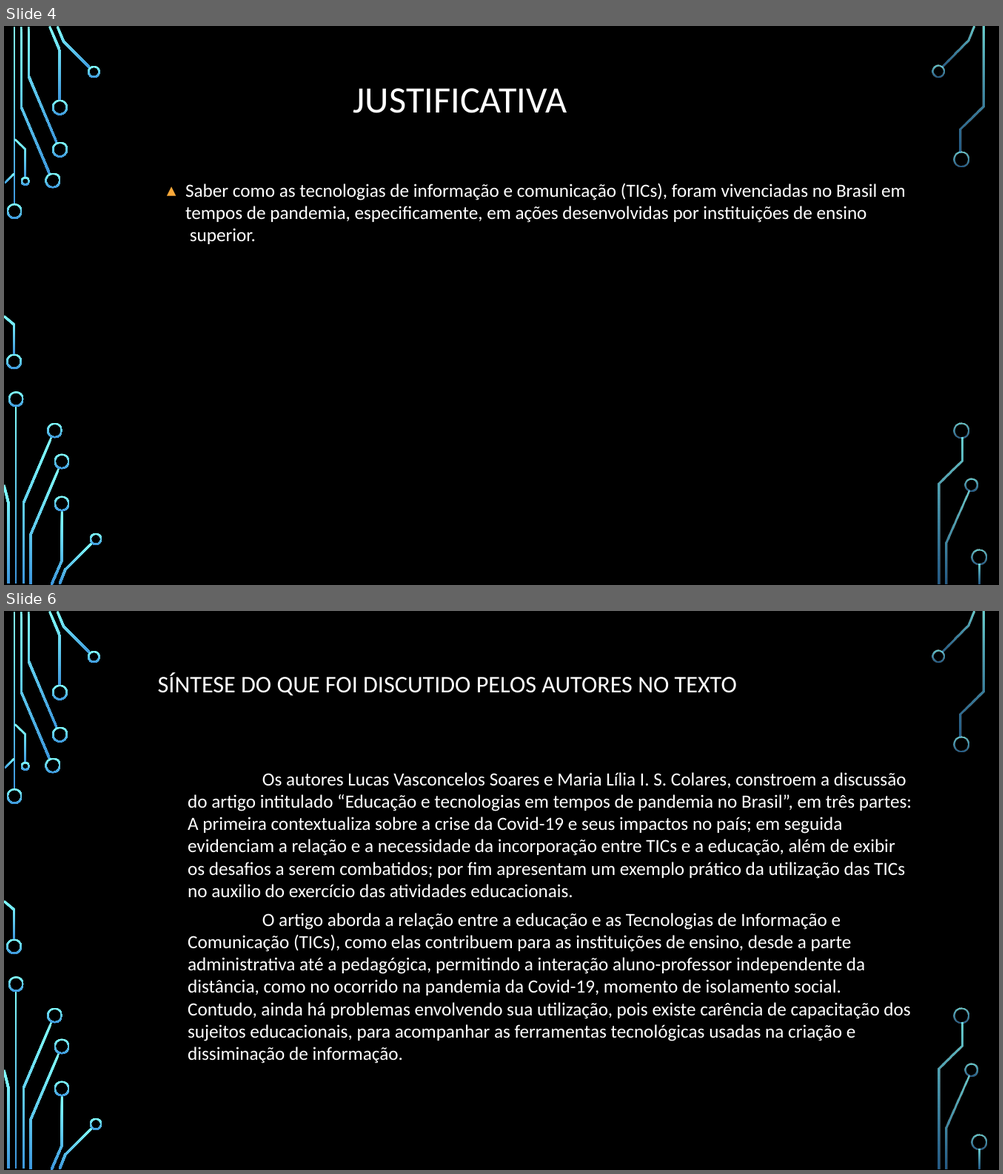
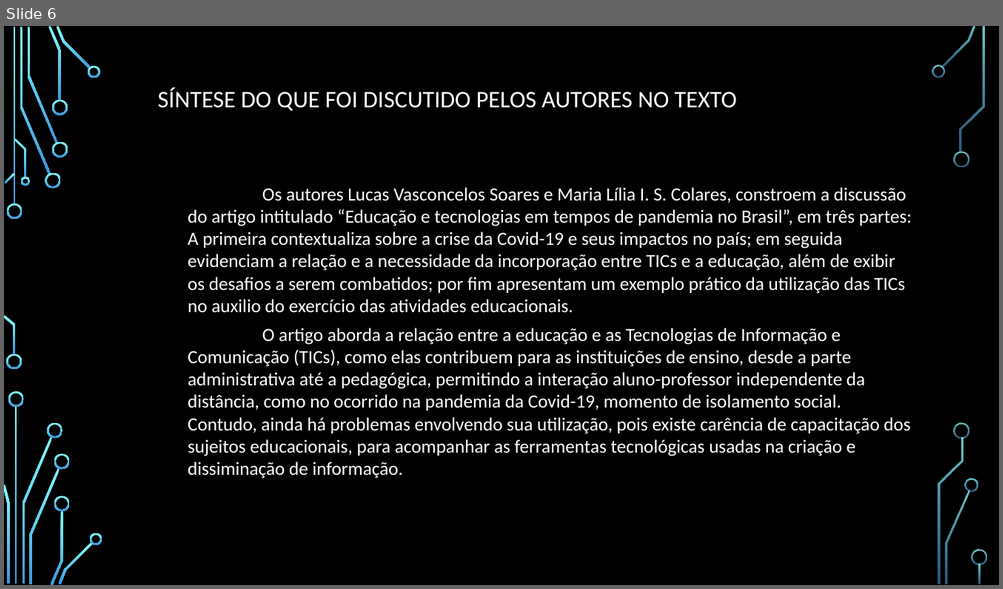
Before and after one commit to Luis-HCarvalho/pts-artigo-sintese, a slide deck: Apresentacao.pptx. Shown one above the other, each under a label of ours: slides 4 and 6 before the commit, slide 6 after it; the slides between them are not shown. The pictures are 1003x1174 and 1003x589 pixels, drawn with LibreOffice and Linux fonts; fonts in the diff are those of the drawing; background and template pictures are left out. Boxes give left, top, right and bottom in pixels: in the first picture for what was removed or moved away, otherwise in the second. Text is boxed around its words. In the diff, an @@ line names an element or a change of style, - is before the commit and + after.

```diff
--- a/Apresentacao.pptx
+++ b/Apresentacao.pptx
@@ slide 4 removed at (x1=4, y1=26, x2=999, y2=585), background picture (left out); not listed: 36 template elements that a slide beside it also shows @@
@@ title removed at (x1=353, y1=88, x2=567, y2=113) @@
-JUSTIFICATIVA
@@ subtitle removed at (x1=185, y1=183, x2=905, y2=244) @@
-▴ Saber como as tecnologias de informação e comunicação (TICs), foram vivenciadas no Brasil em tempos de pandemia, especificamente, em ações desenvolvidas por instituições de ensino superior.
```
Also in this commit, not shown: 5 slides changed, 1 slide added.
